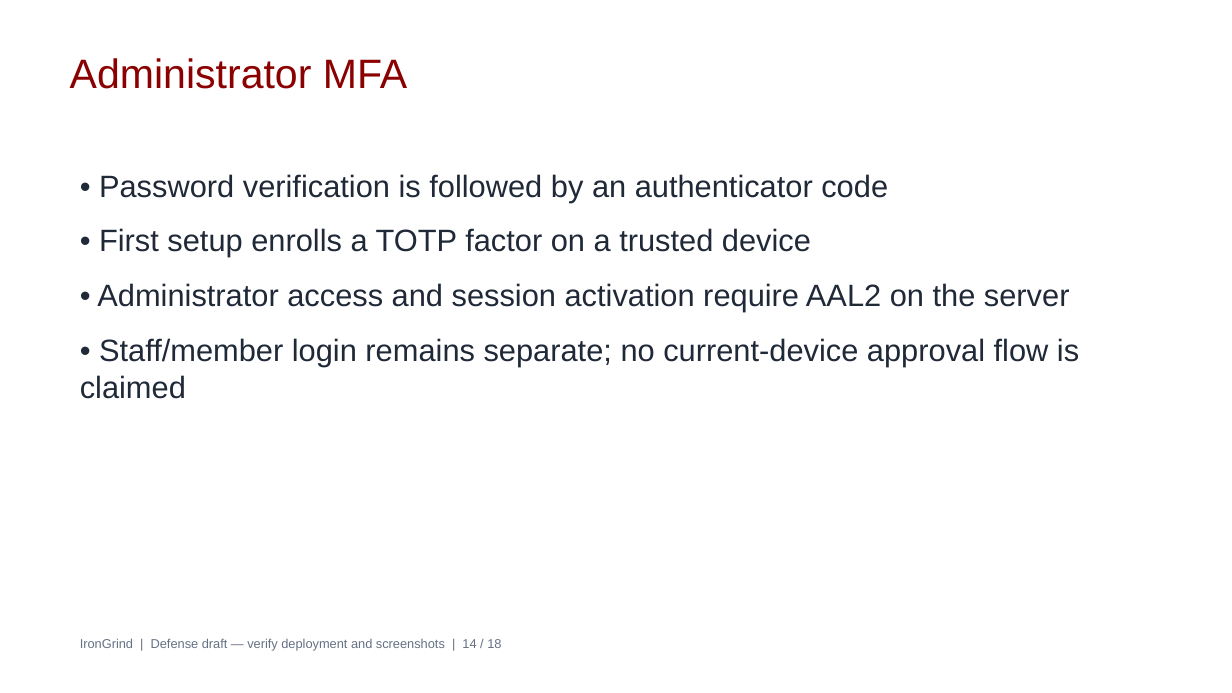
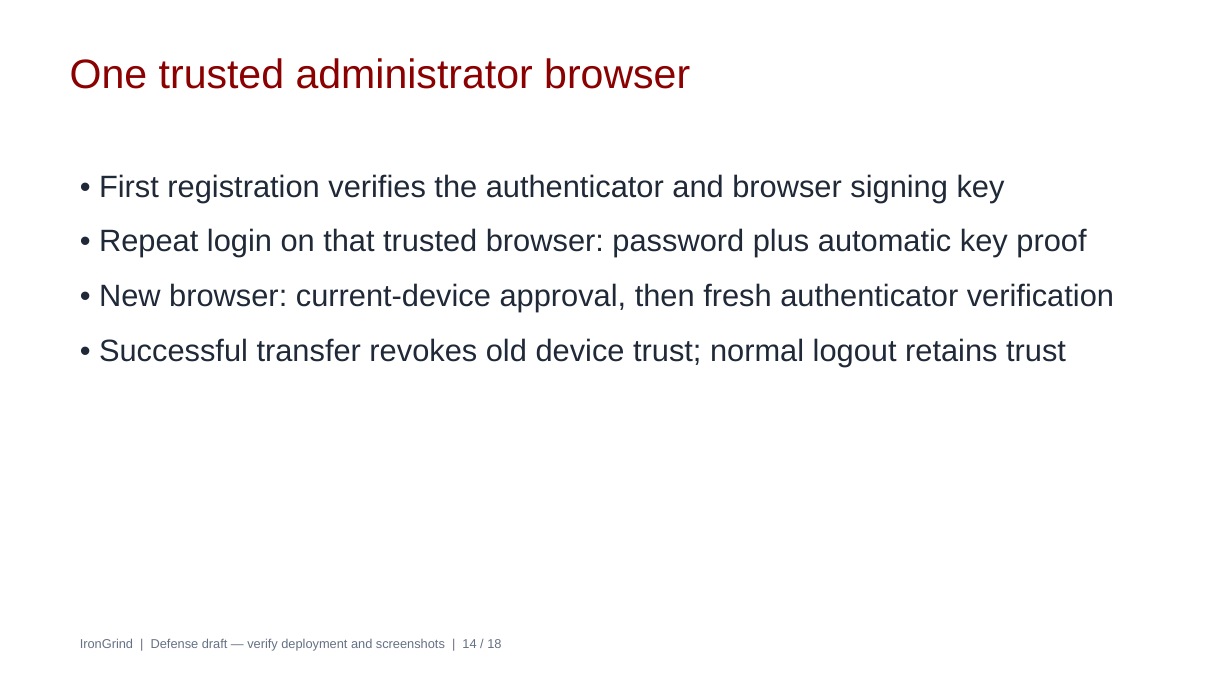
Before and after one commit to IronGrind/irongrind.github.io, a slide deck: slide 14 of Documentations/Defense/Capstone Presentation.pptx. Drawn at 1232x693 pixels with LibreOffice and Linux fonts; fonts in the diff are those of the drawing. Boxes give left, top, right and bottom in pixels: in the first picture for what was removed or moved away, otherwise in the second. Text is boxed around its words. In the diff, an @@ line names an element or a change of style, - is before the commit and + after.

Commit message:
Add new administrator device guide and update README with latest instructions; improve error handling in session management and enhance tests for device trust scenarios

```diff
--- a/Documentations/Defense/Capstone Presentation.pptx
+++ b/Documentations/Defense/Capstone Presentation.pptx
@@ text at (70,58,690,89): text changed @@
-Administrator MFA
+One trusted administrator browser
@@ text at (99,174,1114,367): text changed @@
-• Password verification is followed by an authenticator code
-• First setup enrolls a TOTP factor on a trusted device
-• Administrator access and session activation require AAL2 on the server
-• Staff/member login remains separate; no current-device approval flow is claimed
+• First registration verifies the authenticator and browser signing key
+• Repeat login on that trusted browser: password plus automatic key proof
+• New browser: current-device approval, then fresh authenticator verification
+• Successful transfer revokes old device trust; normal logout retains trust
```
Also in this commit, not shown: 16 other files.
